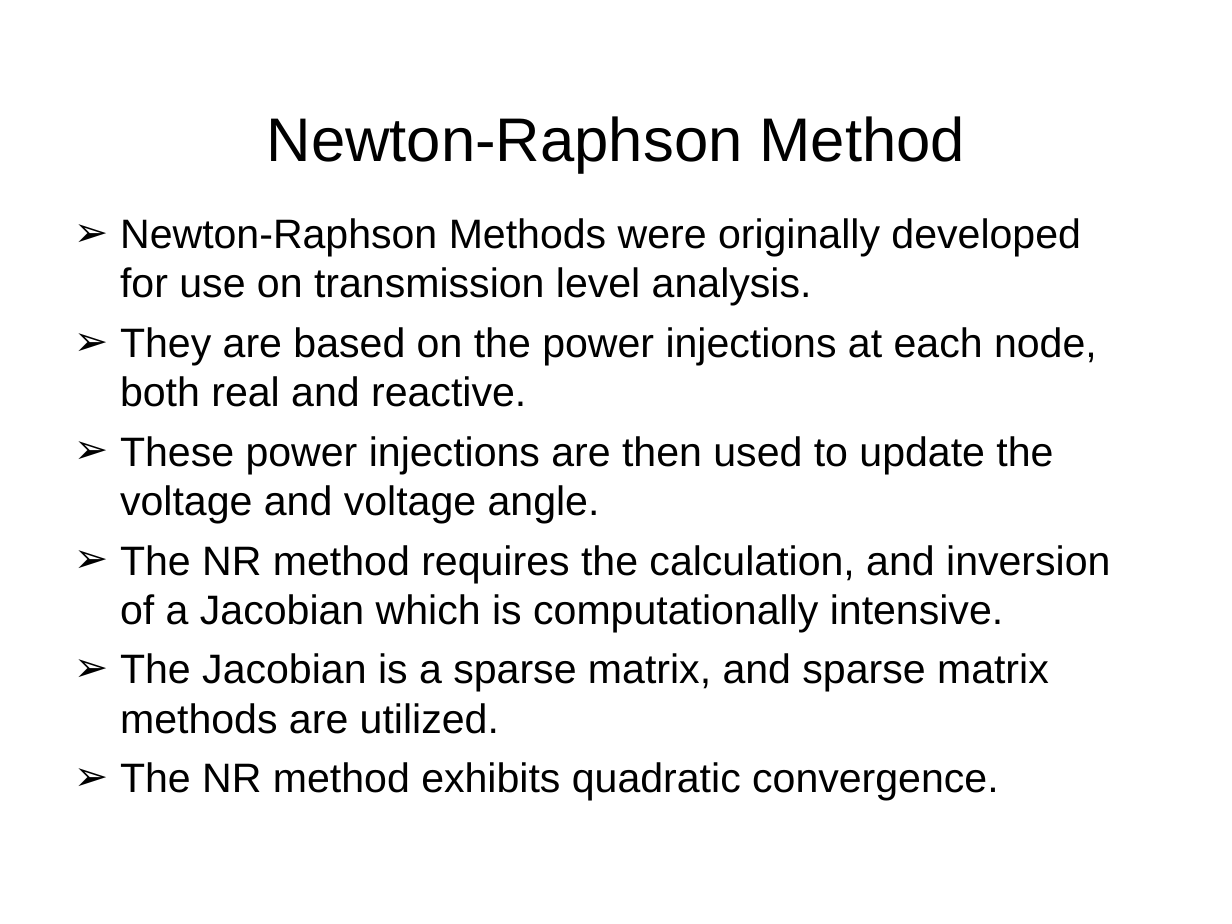
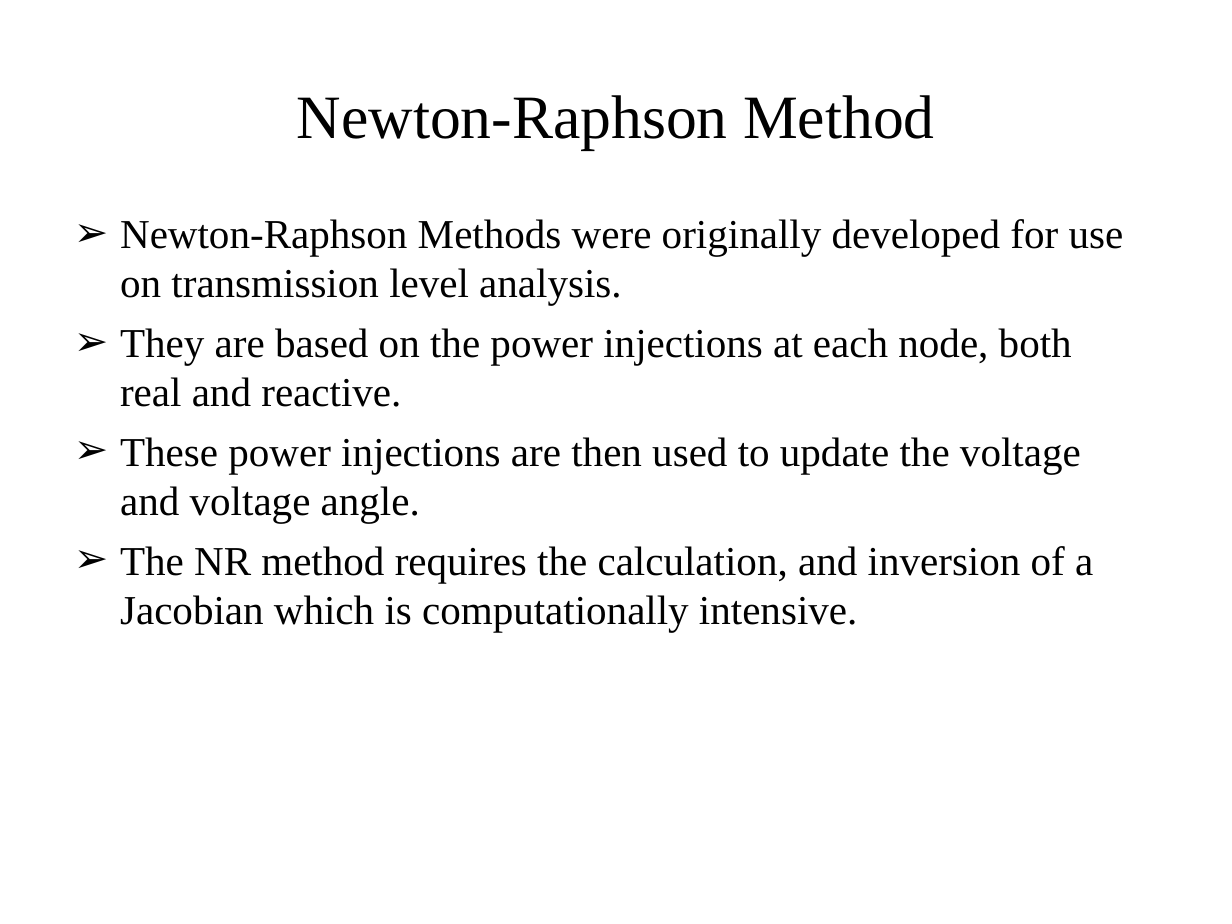
Before and after one commit to gridlab-d/course, a slide deck: slide 42 of FourDayCourse/4.1 - Powerflow Module.ppt (slide 19 before the commit). Drawn at 1232x924 pixels with LibreOffice and Linux fonts; fonts in the diff are those of the drawing; background and template pictures are left out. Boxes give left, top, right and bottom in pixels: in the first picture for what was removed or moved away, otherwise in the second. Text is boxed around its words. In the diff, an @@ line names an element or a change of style, - is before the commit and + after.

```diff
--- a/FourDayCourse/4.1 - Powerflow Module.ppt
+++ b/FourDayCourse/4.1 - Powerflow Module.ppt
@@ title "Newton-Raphson Method": place and size @@
-title "Newton-Raphson Method" at [267, 116, 965, 172]
+title "Newton-Raphson Method" at [297, 95, 935, 150]
@@ title "Newton-Raphson Method" at [297, 95, 935, 150]: font Arial to Times New Roman @@
@@ text "Newton-Raphson Methods were originally developed ..." at [120, 219, 1124, 632]: font Arial to Times New Roman @@
@@ text at [120, 653, 1049, 801]: paragraphs removed @@
-➢ The Jacobian is a sparse matrix, and sparse matrix methods are utilized.
-➢ The NR method exhibits quadratic convergence.
```
Also in this commit, not shown: 62 other slides changed, 17 slides added, 9 slides removed.
